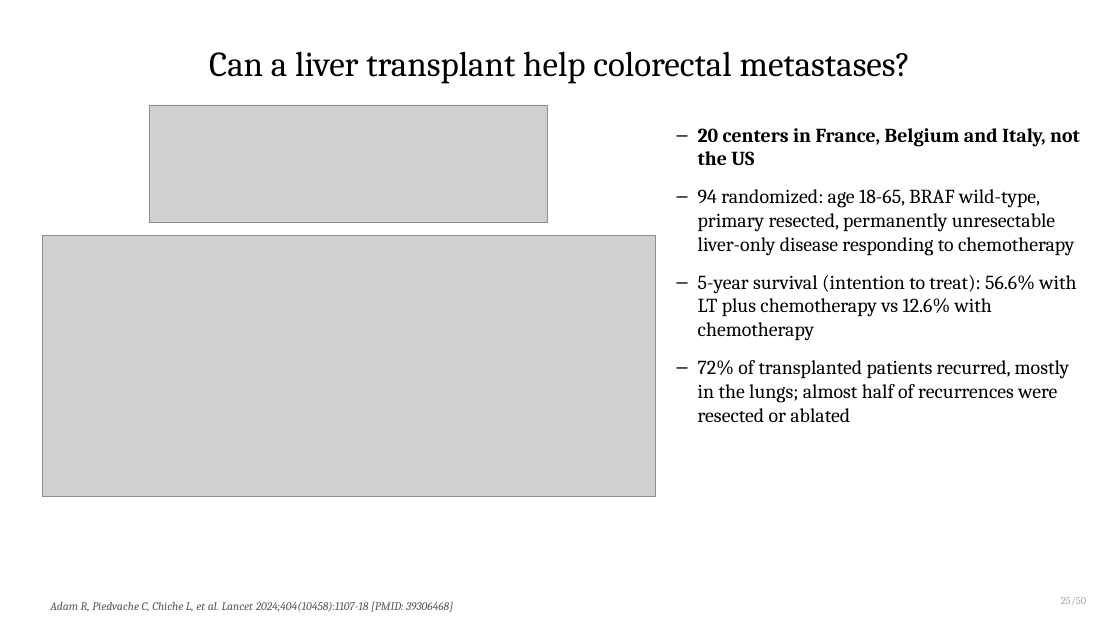
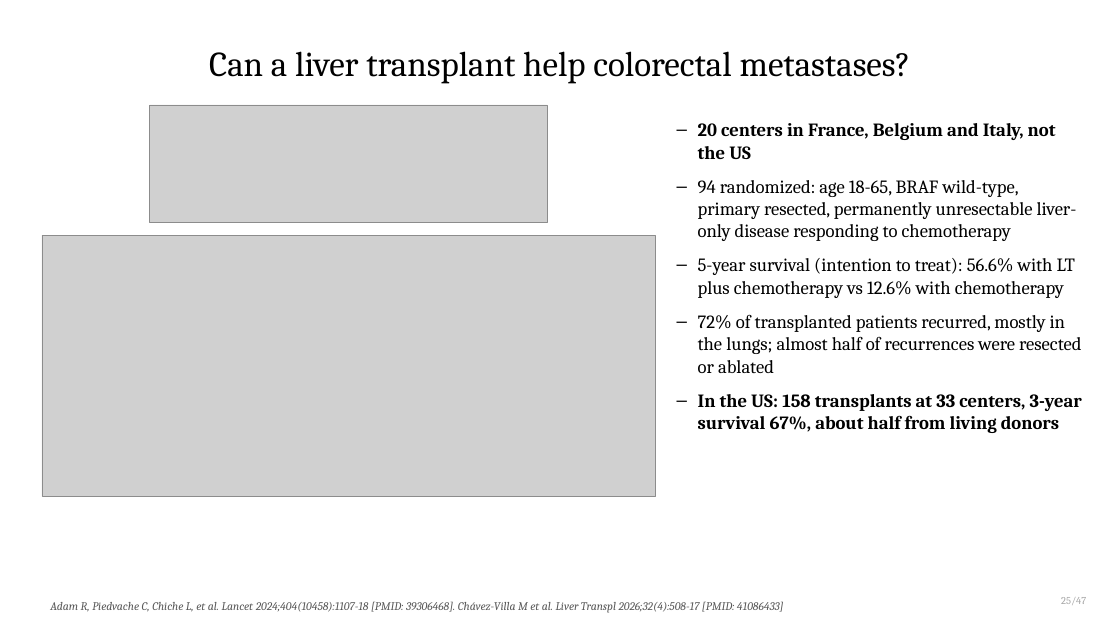
Before and after one commit to qaddodi/mohammad-almeqdadi-lectures, a slide deck: slide 27 of lectures/liver-transplant-grand-rounds-mmc-2026/Liver Transplantation When to Refer and Whats New.pptx. Drawn at 1120x630 pixels with LibreOffice and Linux fonts; fonts in the diff are those of the drawing; grey boxes stand for pictures. Boxes give left, top, right and bottom in pixels: in the first picture for what was removed or moved away, otherwise in the second. Text is boxed around its words. In the diff, an @@ line names an element or a change of style, - is before the commit and + after.

```diff
--- a/lectures/liver-transplant-grand-rounds-mmc-2026/Liver Transplantation When to Refer and Whats New.pptx
+++ b/lectures/liver-transplant-grand-rounds-mmc-2026/Liver Transplantation When to Refer and Whats New.pptx
@@ text at box(698, 123, 1081, 373): size 17 to 16 pt in "20 centers in France, Belgium and Italy, ...", "94 randomized: age 18-65, BRAF wild-type, primary ...", "5-year survival (intention to treat): 56.6% with ...", "72% of transplanted patients recurred, mostly in ..."; less space between paragraphs @@
@@ text at box(698, 394, 1082, 433): paragraph added @@
+– In the US: 158 transplants at 33 centers, 3-year survival 67%, about half from living donors
@@ text at box(1061, 597, 1086, 605): text changed @@
-25/50
+25/47
@@ text at box(50, 601, 784, 613): text changed @@
-Adam R, Piedvache C, Chiche L, et al. Lancet 2024;404(10458):1107-18 [PMID: 39306468]
+Adam R, Piedvache C, Chiche L, et al. Lancet 2024;404(10458):1107-18 [PMID: 39306468]. Chávez-Villa M et al. Liver Transpl 2026;32(4):508-17 [PMID: 41086433]
```
Also in this commit, not shown: 53 other slides changed, 2 slides added, 3 slides removed, 4 other files.
